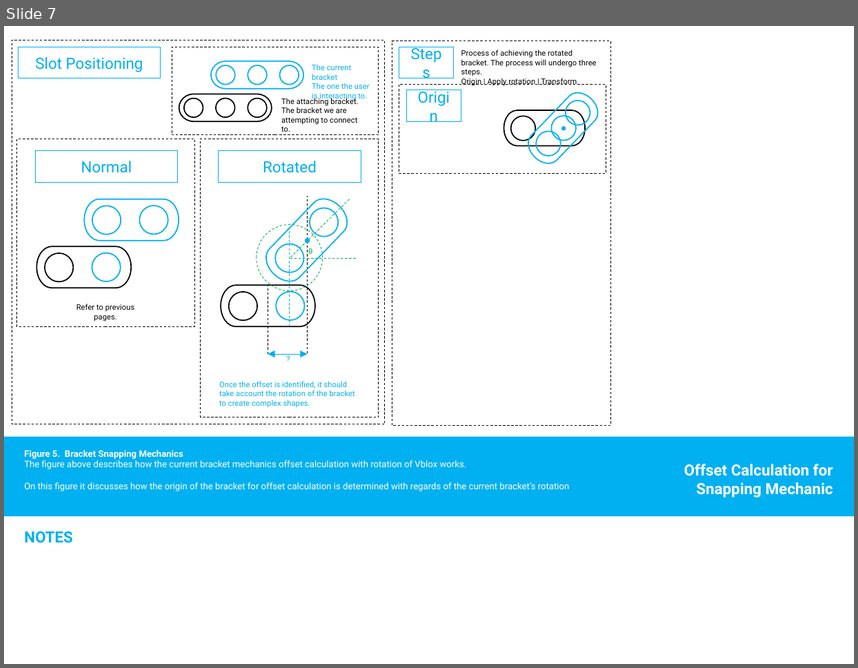
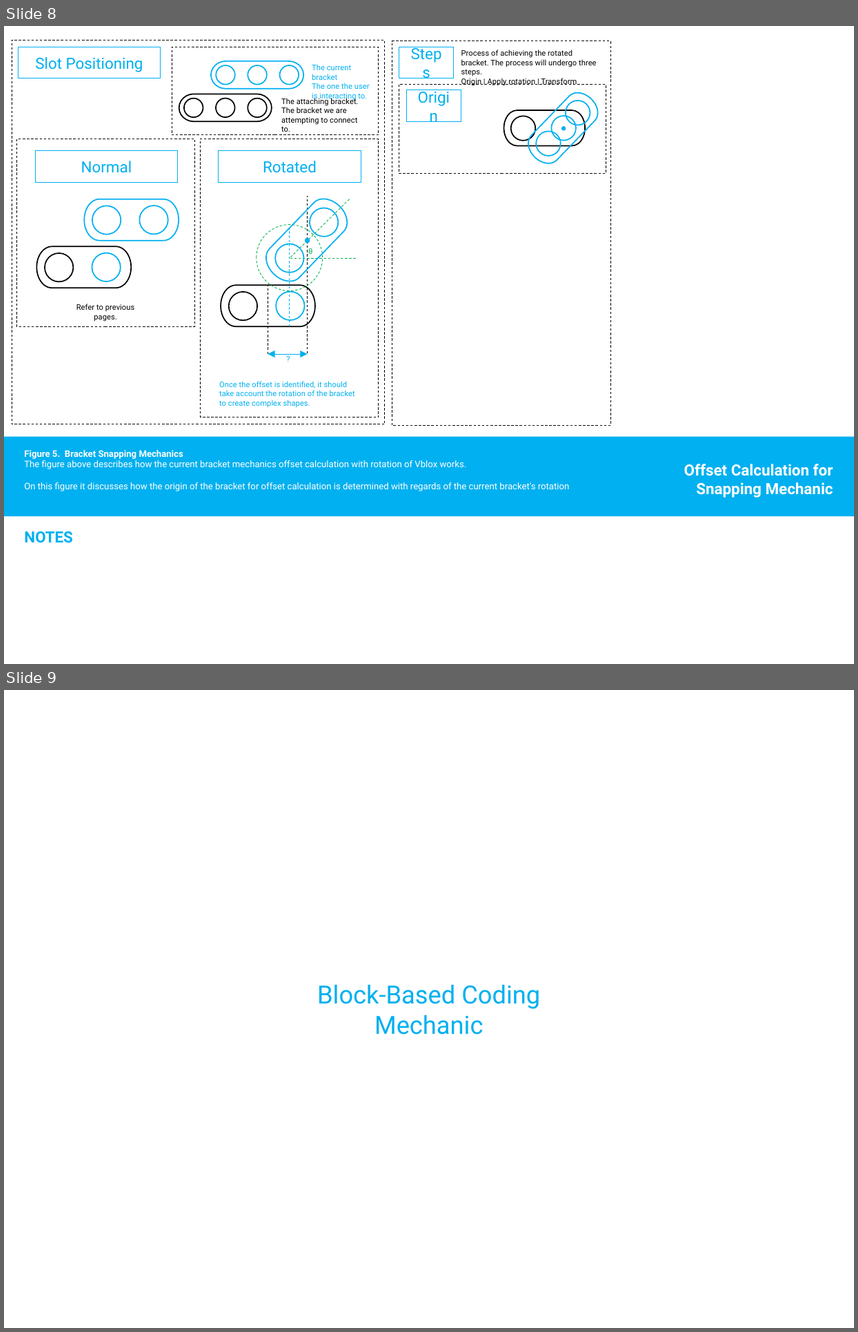
Before and after one commit to sh4nnja/game-project-roxim, a slide deck: assets/dev/documentation/vblox_documentation_figs.pptx. Shown one above the other, each under a label of ours: slide 7 before the commit, slides 8 and 9 after it. The pictures are 858x668 and 858x1332 pixels, drawn with LibreOffice and Linux fonts; fonts in the diff are those of the drawing; background and template pictures are left out. Boxes give left, top, right and bottom in pixels: in the first picture for what was removed or moved away, otherwise in the second. Text is boxed around its words. In the diff, an @@ line names an element or a change of style, - is before the commit and + after.

Commit message:
030523 | Added Block-Coding Feature
Added Documentation for BC
Edited Logos
Added Blocks
Improved code
Bug Fix

```diff
--- a/assets/dev/documentation/vblox_documentation_figs.pptx
+++ b/assets/dev/documentation/vblox_documentation_figs.pptx
@@ slide 9 added at <box>4,690,854,1328</box>, background #FFFFFF @@
@@ text added at <box>317,984,540,1034</box>, 21.2 pt, text #00B0F0 @@
+Block-Based Coding Mechanic
@@ what was slide 7 is now slide 8 @@
```
Also in this commit, not shown: 2 other slides added, 57 other files.
